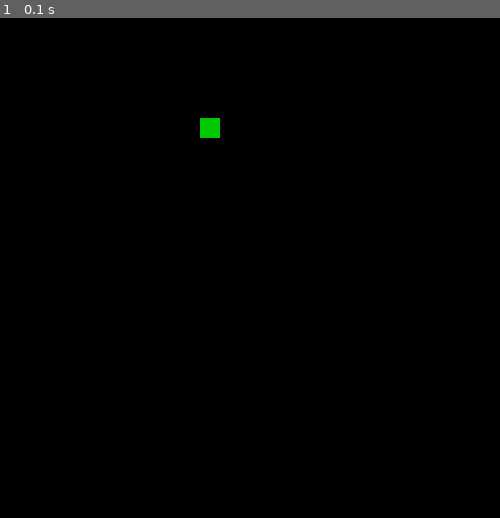
Above: before the commit, frame 1.
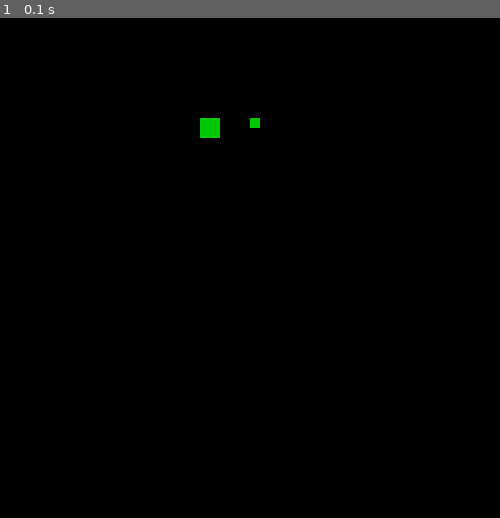
Above: after the commit, the same moment.

Repository: leventarican/cookbook
Game: pygame game, started from python/pygame/fromscratch.py
Two runs of this game, one before a commit and one after it. Both use one fixed random seed, a clock stepped at 60 frames per second and the inputs below.
Inputs:
- Up to frame 1 (0.1 s): no input

The runs differ from the first frame. In frame 1, less than 0.1% of the frame differs, in the area x 50-52%, y 20-22%.

Commit message:
some more about pygame

Diff:
--- a/python/pygame/fromscratch.py
+++ b/python/pygame/fromscratch.py
@@ -1,24 +1,46 @@
 import pygame
 import time
+import sys
+
+# you can use this as template.
+
+# everthing in pixels
 
 WIDTH = 500
 HEIGHT = 500
-GREEN = (0, 200, 0)
+GREEN = (0, 200, 0) # RGB (0-255, 0-255, 0-255)
 
-init = pygame.init()
-screen = pygame.display.set_mode([WIDTH, HEIGHT])
+pygame.init()
+surface = pygame.display.set_mode([WIDTH, HEIGHT])  # this returns a surface object
+pygame.display.set_caption('form scratch')
 
-box_x = 200
-box_y = 100
-box = pygame.Rect(box_x, box_y, 20, 20)
+box_pos_x = 200
+box_pos_y = 100
+box = pygame.Rect(box_pos_x, box_pos_y, 20, 20)
+# Rect object attributes
+# -----------------------
+# box.right = 220
+# box.left = 200
+# box.top = 100
+# box.bottom = 120
+# box.size = (20, 20)
 
+shoot = pygame.Rect(box_pos_x+50, box_pos_y, 10, 10)
+
+# game loop
+# ---------
+# handle events
+# update game state
+# draw game state to surface
 while True:
     for event in pygame.event.get():
         if event.type == pygame.QUIT:
             pygame.quit()
             sys.exit()
 
-    pygame.draw.rect(screen, GREEN, box)
+    pygame.draw.rect(surface, GREEN, box)
 
-    pygame.display.update()
+    pygame.draw.rect(surface, GREEN, shoot)
+
+    pygame.display.update() # display the surface object
     time.sleep(0.1)
--- /dev/null
+++ b/python/pygame/main.py
@@ -0,0 +1,29 @@
+import pygame
+import sys
+
+SCREEN_WIDTH = 500
+SCREEN_HEIGHT = 500
+
+class Main(object):
+    def __init__(self, id):
+        self.id = id
+        pygame.init()
+        self.surface = pygame.display.set_mode([SCREEN_WIDTH, SCREEN_HEIGHT])
+        print('init done.')
+
+    def run(self):
+        while True:
+            for event in pygame.event.get():
+                if event.type == pygame.QUIT:
+                    sys.exit()
+
+    def whoami(self):
+        print(f"main id: {self.id}")
+
+    def change_background(color):
+        self.surface.fill(color)
+
+if __name__ == "__main__":
+    main = Main(0)
+    main.whoami()
+    main.run()
